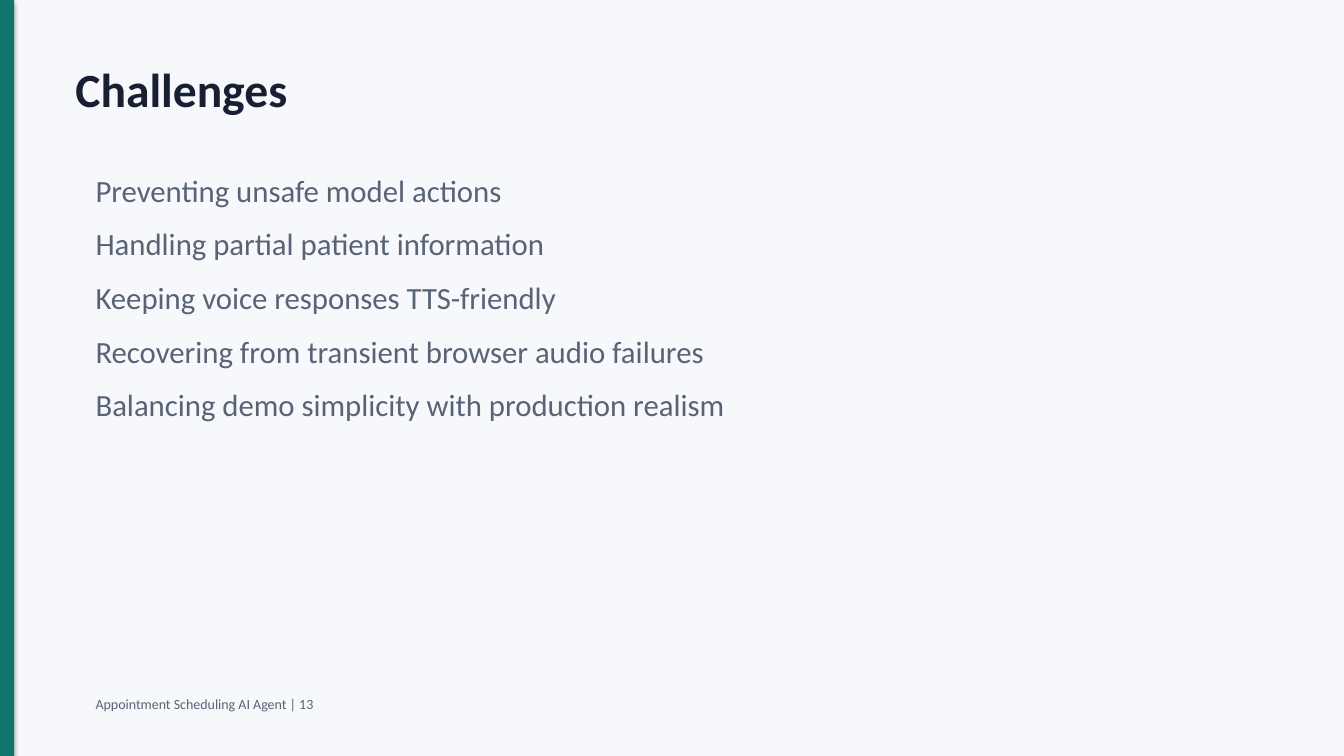
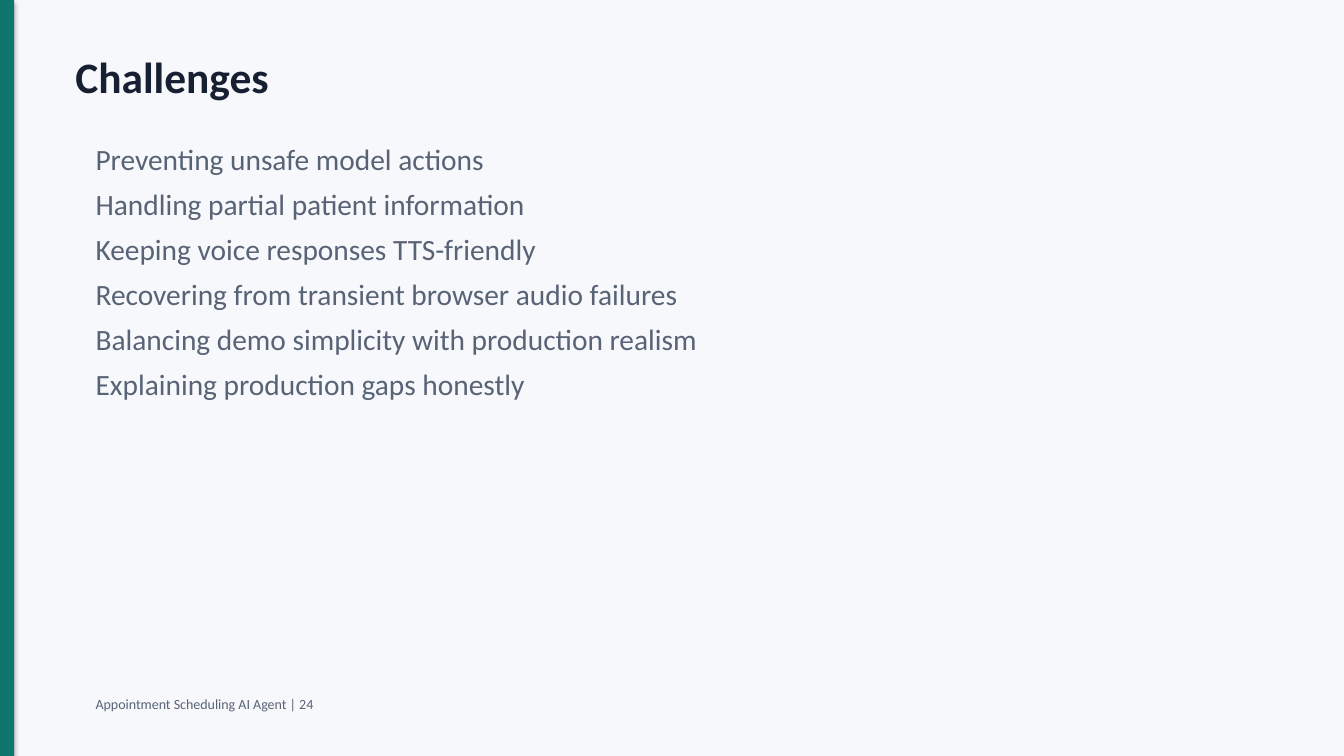
Before and after one commit to amankumarhal/scheduling_agent, a slide deck: slide 24 of docs/appointment_agent_interview_deck.pptx (slide 13 before the commit). Drawn at 1344x756 pixels with LibreOffice and Linux fonts; fonts in the diff are those of the drawing. Boxes give left, top, right and bottom in pixels: in the first picture for what was removed or moved away, otherwise in the second. Text is boxed around its words. In the diff, an @@ line names an element or a change of style, - is before the commit and + after.

Commit message:
Expand production system design slides

```diff
--- a/docs/appointment_agent_interview_deck.pptx
+++ b/docs/appointment_agent_interview_deck.pptx
@@ text "Challenges": place and size @@
-text "Challenges" at (75, 73, 287, 115)
+text "Challenges" at (75, 62, 268, 101)
@@ text "Challenges" at (75, 62, 268, 101): size 34 to 31 pt @@
@@ text "Preventing unsafe model actions": place and size @@
-text "Preventing unsafe model actions" at (96, 180, 724, 422)
+text "Preventing unsafe model actions" at (96, 149, 697, 400)
@@ text at (96, 149, 697, 355): size 22 to 21 pt in "Preventing unsafe model actions", "Handling partial patient information", "Keeping voice responses TTS-friendly", "Recovering from transient browser audio failures" and 1 more places; less space between paragraphs @@
@@ text at (96, 374, 524, 400): paragraph added @@
+Explaining production gaps honestly
@@ text at (96, 699, 313, 712): text changed @@
-Appointment Scheduling AI Agent | 13
+Appointment Scheduling AI Agent | 24
```
Also in this commit, not shown: 10 other slides changed, 14 slides added, 4 slides removed, 1 other file.
